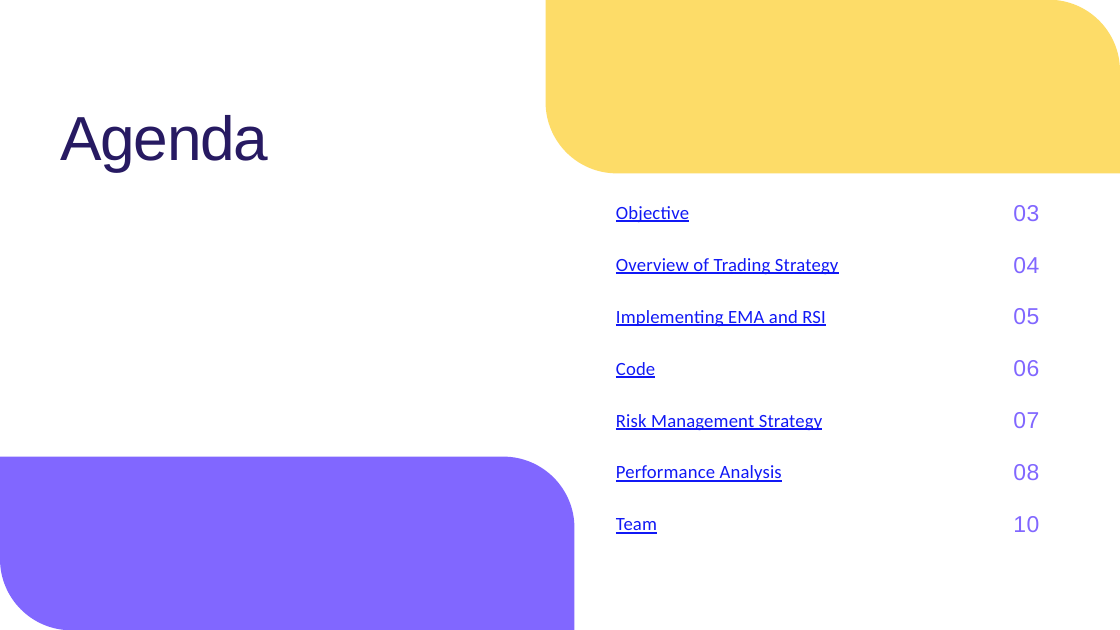
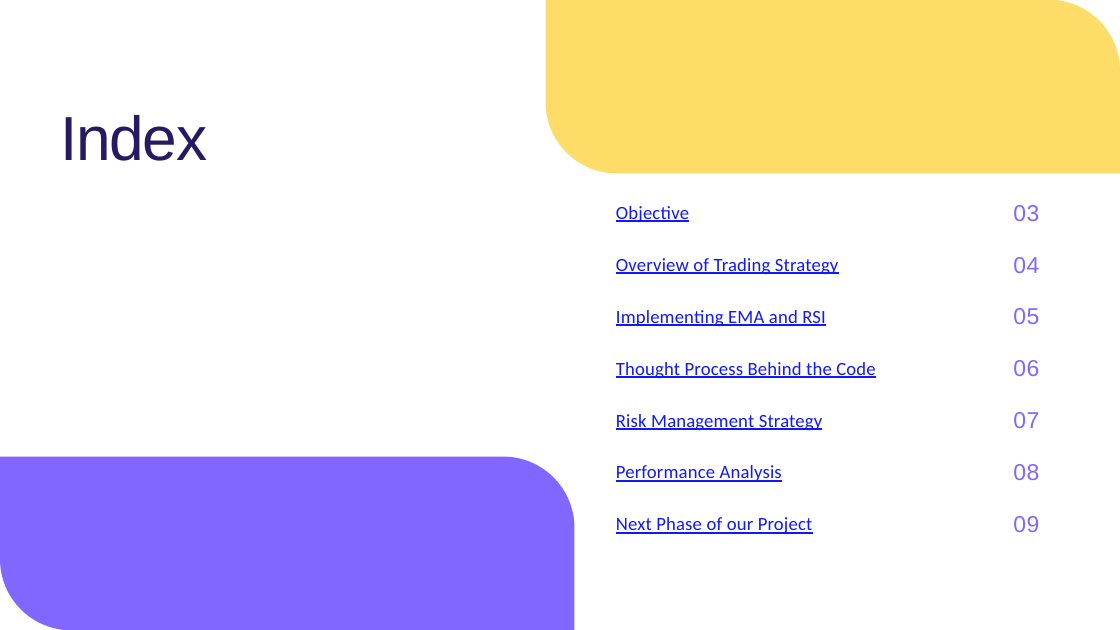
Before and after one commit to skrishna383/EMA-cross-detection, a slide deck: slide 2 of Algorithmic Trading.pptx. Drawn at 1120x630 pixels with LibreOffice and Linux fonts; fonts in the diff are those of the drawing. Boxes give left, top, right and bottom in pixels: in the first picture for what was removed or moved away, otherwise in the second. Text is boxed around its words. In the diff, an @@ line names an element or a change of style, - is before the commit and + after.

```diff
--- a/Algorithmic Trading.pptx
+++ b/Algorithmic Trading.pptx
@@ text at bbox=[60, 115, 207, 161]: text changed @@
-Agenda
+Index
@@ table at bbox=[609, 184, 1046, 547] @@
-row 4, column 1: Code
+row 4, column 1: Thought Process Behind the Code
-row 7, column 1: Team
+row 7, column 1: Next Phase of our Project
-row 7, column 2: 10
+row 7, column 2: 09
```
Also in this commit, not shown: 1 other slide changed.
